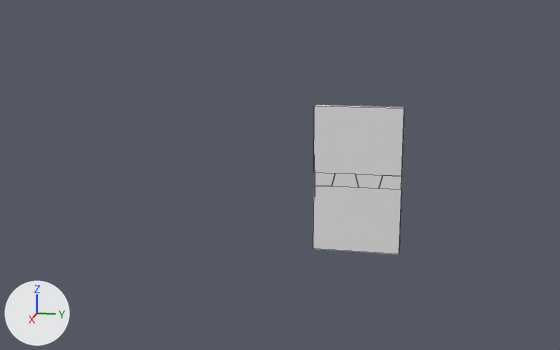
The FBX model Nordic16/Nordic16/Assets/3DModels/shutters.FBX as it was, and as the next commit left it.
Both versions are drawn from a camera (50 mm lens) standing at (21.59, 2.06, 7.56) and looking at (-0.07, -2.27, 2.15). The lights are fixed; the arrows at lower left show +X, +Y and +Z. Mesh edges are drawn as thin lines.

The first picture shows 'Shutter', 'Shutter001'.
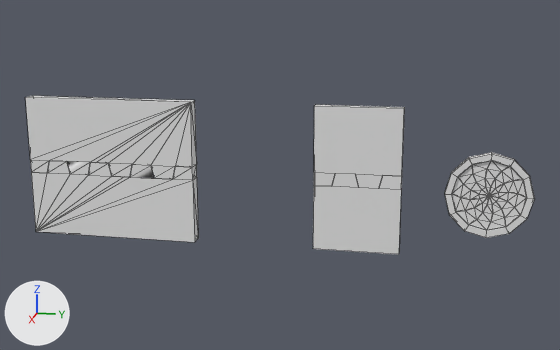
Commit message: added door

The change, as a list of edits to the scene's bpy script:
```text
Add ob_shute_00:
    ob_shute_00 = bpy.data.objects.new('Shute_00', me_mesh_003)  # 18 vertices, 32 faces; spans x -100.0..-36.6, y -50.0..50.0, z 0.0..10.0
    ob_shute_00.parent = ob_shute_frame
    ob_shute_00.location = (-100.0, 0.000214, 5.0)
    ob_shute_00.rotation_euler = (0.0, 0.0, 2.618)  # degrees (0, 0, 150)
Add ob_shute_frame:
    ob_shute_frame = bpy.data.objects.new('Shute_Frame', me_mesh_002)  # 48 vertices, 48 faces; spans x -120.0..120.0, y -120.0..120.0, z 0.0..20.0
    ob_shute_frame.location = (0.0, 3.65, 1.89)
    ob_shute_frame.rotation_euler = (0.0, 1.571, 0.0)  # degrees (0, 90, 0)
    ob_shute_frame.scale = (0.01, 0.01, 0.01)
Add ob_shute_07:
    ob_shute_07 = bpy.data.objects.new('Shute_07', me_mesh_003)  # 18 vertices, 32 faces; spans x -100.0..-36.6, y -50.0..50.0, z 0.0..10.0
    ob_shute_07.parent = ob_shute_frame
    ob_shute_07.location = (-86.6, -50.0, 5.0)
    ob_shute_07.rotation_euler = (0.0, 0.0, -3.142)  # degrees (0, 0, -180)
Add ob_shute_02:
    ob_shute_02 = bpy.data.objects.new('Shute_02', me_mesh_003)  # 18 vertices, 32 faces; spans x -100.0..-36.6, y -50.0..50.0, z 0.0..10.0
    ob_shute_02.parent = ob_shute_frame
    ob_shute_02.location = (-50.0, -86.6, 5.0)
    ob_shute_02.rotation_euler = (0.0, 0.0, -2.618)  # degrees (0, 0, -150)
Add ob_shute_04:
    ob_shute_04 = bpy.data.objects.new('Shute_04', me_mesh_003)  # 18 vertices, 32 faces; spans x -100.0..-36.6, y -50.0..50.0, z 0.0..10.0
    ob_shute_04.parent = ob_shute_frame
    ob_shute_04.location = (86.6, -50.0, 5.0)
    ob_shute_04.rotation_euler = (0.0, 0.0, -1.047)  # degrees (0, 0, -60)
Add ob_shute_01:
    ob_shute_01 = bpy.data.objects.new('Shute_01', me_mesh_003)  # 18 vertices, 32 faces; spans x -100.0..-36.6, y -50.0..50.0, z 0.0..10.0
    ob_shute_01.parent = ob_shute_frame
    ob_shute_01.location = (0.000061, -100.0, 5.0)
    ob_shute_01.rotation_euler = (0.0, 0.0, -2.094)  # degrees (0, 0, -120)
Add ob_shute_05:
    ob_shute_05 = bpy.data.objects.new('Shute_05', me_mesh_003)  # 18 vertices, 32 faces; spans x -100.0..-36.6, y -50.0..50.0, z 0.0..10.0
    ob_shute_05.parent = ob_shute_frame
    ob_shute_05.location = (-50.0, 86.6, 5.0)
    ob_shute_05.rotation_euler = (0.0, 0.0, 1.571)  # degrees (0, 0, 90)
Add ob_door:
    ob_door = bpy.data.objects.new('Door', me_mesh_001)  # 42 vertices, 79 faces; spans x -20.0..20.0, y -260.0..260.0, z -20.0..213.0
    ob_door.location = (0.0, -7.45, 2.12)
    ob_door.scale = (0.01, 0.01, 0.01)
Add ob_shute_03:
    ob_shute_03 = bpy.data.objects.new('Shute_03', me_mesh_003)  # 18 vertices, 32 faces; spans x -100.0..-36.6, y -50.0..50.0, z 0.0..10.0
    ob_shute_03.parent = ob_shute_frame
    ob_shute_03.location = (0.0000916, 100.0, 5.0)
    ob_shute_03.rotation_euler = (0.0, 0.0, 1.047)  # degrees (0, 0, 60)
Add ob_shute_10:
    ob_shute_10 = bpy.data.objects.new('Shute_10', me_mesh_003)  # 18 vertices, 32 faces; spans x -100.0..-36.6, y -50.0..50.0, z 0.0..10.0
    ob_shute_10.parent = ob_shute_frame
    ob_shute_10.location = (86.6, 50.0, 5.0)
Add ob_shute_08:
    ob_shute_08 = bpy.data.objects.new('Shute_08', me_mesh_003)  # 18 vertices, 32 faces; spans x -100.0..-36.6, y -50.0..50.0, z 0.0..10.0
    ob_shute_08.parent = ob_shute_frame
    ob_shute_08.location = (100.0, 0.000336, 5.0)
    ob_shute_08.rotation_euler = (0.0, 0.0, -0.524)  # degrees (0, 0, -30)
Add ob_shute_09:
    ob_shute_09 = bpy.data.objects.new('Shute_09', me_mesh_003)  # 18 vertices, 32 faces; spans x -100.0..-36.6, y -50.0..50.0, z 0.0..10.0
    ob_shute_09.parent = ob_shute_frame
    ob_shute_09.location = (50.0, 86.6, 5.0)
    ob_shute_09.rotation_euler = (0.0, 0.0, 0.524)  # degrees (0, 0, 30)
Add ob_door_001:
    ob_door_001 = bpy.data.objects.new('Door.001', me_mesh_001)  # 42 vertices, 79 faces; spans x -20.0..20.0, y -260.0..260.0, z -20.0..213.0
    ob_door_001.location = (0.0, -7.45, 2.12)
    ob_door_001.rotation_euler = (3.142, 0.0, 0.0)  # degrees (180, 0, 0)
    ob_door_001.scale = (0.01, 0.01, 0.01)
Add ob_shute_11:
    ob_shute_11 = bpy.data.objects.new('Shute_11', me_mesh_003)  # 18 vertices, 32 faces; spans x -100.0..-36.6, y -50.0..50.0, z 0.0..10.0
    ob_shute_11.parent = ob_shute_frame
    ob_shute_11.location = (-86.6, 50.0, 5.0)
    ob_shute_11.rotation_euler = (0.0, 0.0, 2.094)  # degrees (0, 0, 120)
Add ob_shute_06:
    ob_shute_06 = bpy.data.objects.new('Shute_06', me_mesh_003)  # 18 vertices, 32 faces; spans x -100.0..-36.6, y -50.0..50.0, z 0.0..10.0
    ob_shute_06.parent = ob_shute_frame
    ob_shute_06.location = (50.0, -86.6, 5.0)
    ob_shute_06.rotation_euler = (0.0, 0.0, -1.571)  # degrees (0, 0, -90)
```

Location of each change, [x1, y1, x2, y2] in pixels of the pictures (560 x 350 px):
'Door', added: after [25, 96, 197, 179]
'Door.001', added: after [31, 161, 198, 242]
'Shute_Frame', added: after [445, 152, 535, 238]
'Shute_09', added: after [489, 180, 527, 198]
'Shute_03', added: after [489, 166, 523, 195]
'Shute_10', added: after [490, 192, 526, 214]
'Shute_05', added: after [485, 161, 509, 194]
'Shute_08', added: after [490, 196, 520, 226]
'Shute_11', added: after [472, 161, 491, 195]
'Shute_04', added: after [487, 196, 506, 230]
'Shute_02', added: after [452, 194, 488, 211]
'Shute_00', added: after [458, 166, 489, 196]
'Shute_01', added: after [456, 196, 489, 225]
'Shute_07', added: after [452, 178, 487, 200]
'Shute_06', added: after [469, 197, 493, 230]
